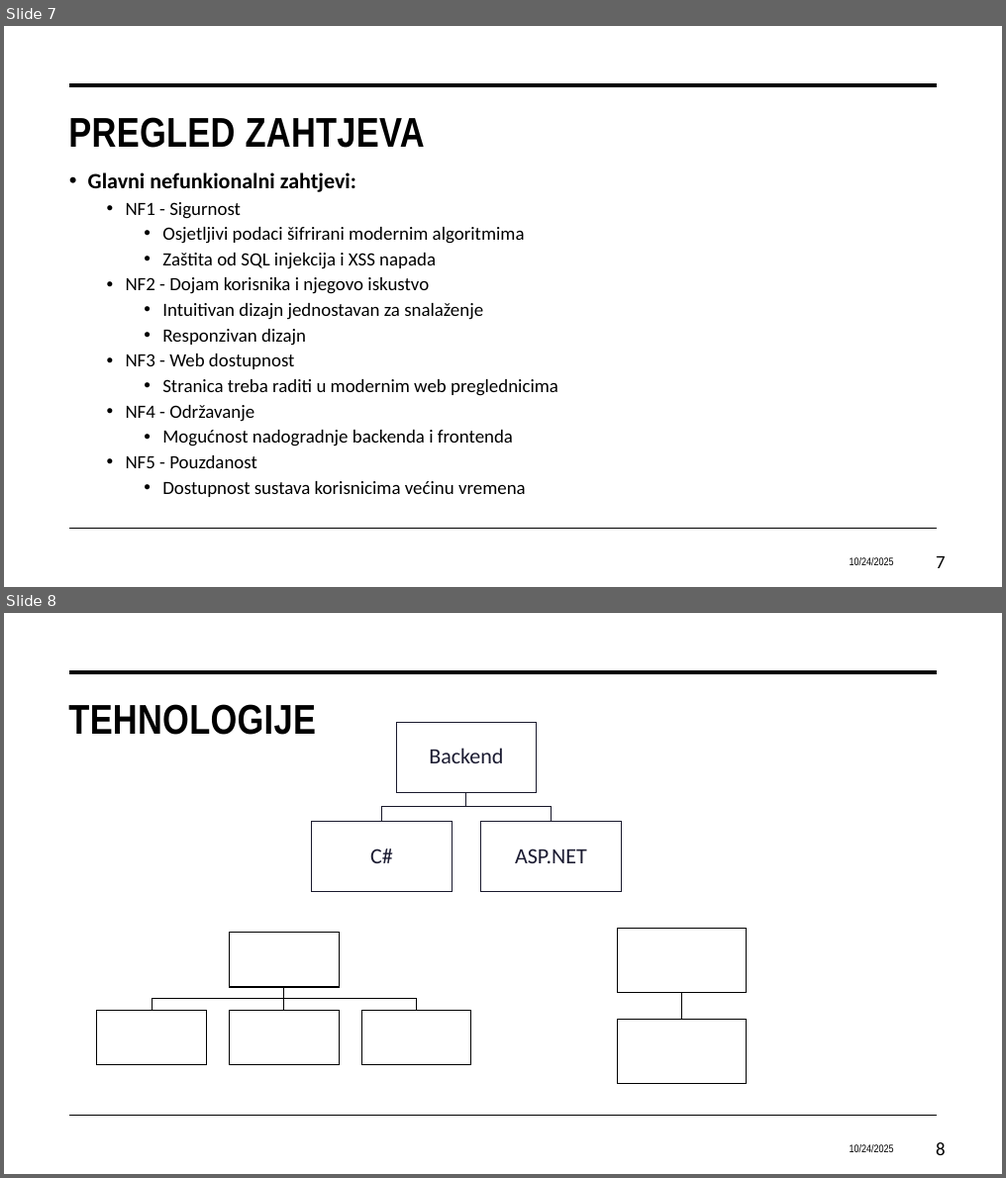
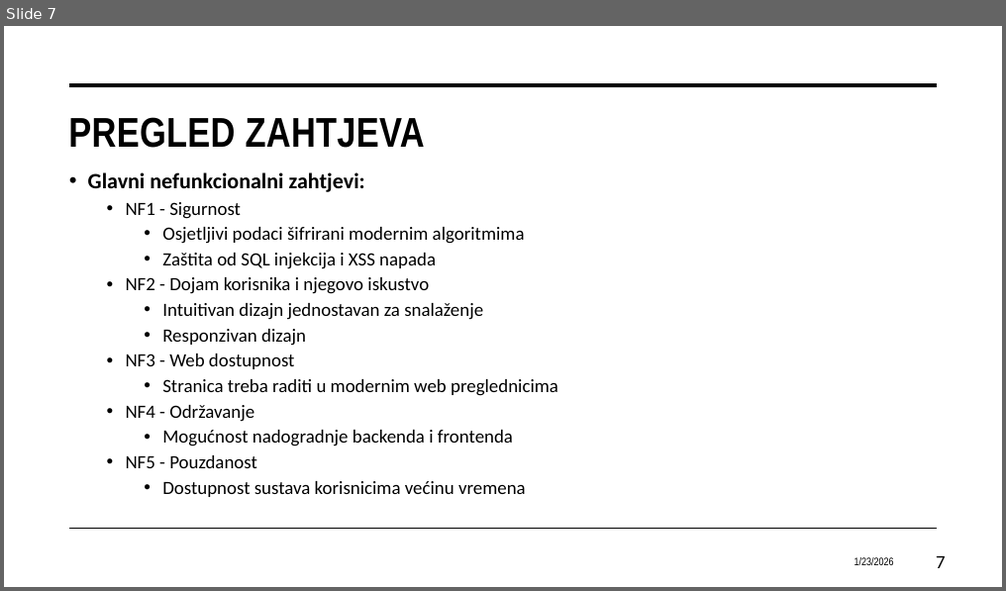
Before and after one commit to Nikolaaa777/Progi---13.4---PawPal, a slide deck: PawPal.pptx. Shown one above the other, each under a label of ours: slides 7 and 8 before the commit, slide 7 after it. The pictures are 1006x1178 and 1006x591 pixels, drawn with LibreOffice and Linux fonts; fonts in the diff are those of the drawing. Boxes give left, top, right and bottom in pixels: in the first picture for what was removed or moved away, otherwise in the second. Text is boxed around its words. In the diff, an @@ line names an element or a change of style, - is before the commit and + after.

```diff
--- a/PawPal.pptx
+++ b/PawPal.pptx
@@ slide 8 removed at bbox=[4, 613, 1002, 1174], background #FFFFFF; not listed: 2 template elements that a slide beside it also shows @@
@@ title removed at bbox=[68, 704, 315, 735] @@
-TEHNOLOGIJE
@@ group removed at bbox=[312, 722, 621, 892]: 3 rectangles, 3 texts, 2 freeform shapes @@
-Backend
-C#
-ASP.NET
@@ rectangle removed at bbox=[617, 928, 746, 992] @@
@@ freeform shape removed at bbox=[678, 992, 685, 1020] @@
@@ group removed at bbox=[97, 933, 471, 1065]: 4 rectangles, 3 freeform shapes @@
@@ rectangle removed at bbox=[617, 1020, 746, 1084] @@
@@ text removed at bbox=[849, 1145, 894, 1153] @@
-10/24/2025
@@ page number removed at bbox=[936, 1143, 945, 1156] @@
-8
@@ slide 7 changed as well @@
@@ text at bbox=[88, 173, 365, 192]: text changed @@
-• Glavni nefunkionalni zahtjevi:
+• Glavni nefunkcionalni zahtjevi:
@@ text at bbox=[854, 558, 894, 566]: text changed @@
-10/24/2025
+1/23/2026
```
Also in this commit, not shown: 6 other slides changed, 5 slides added.
